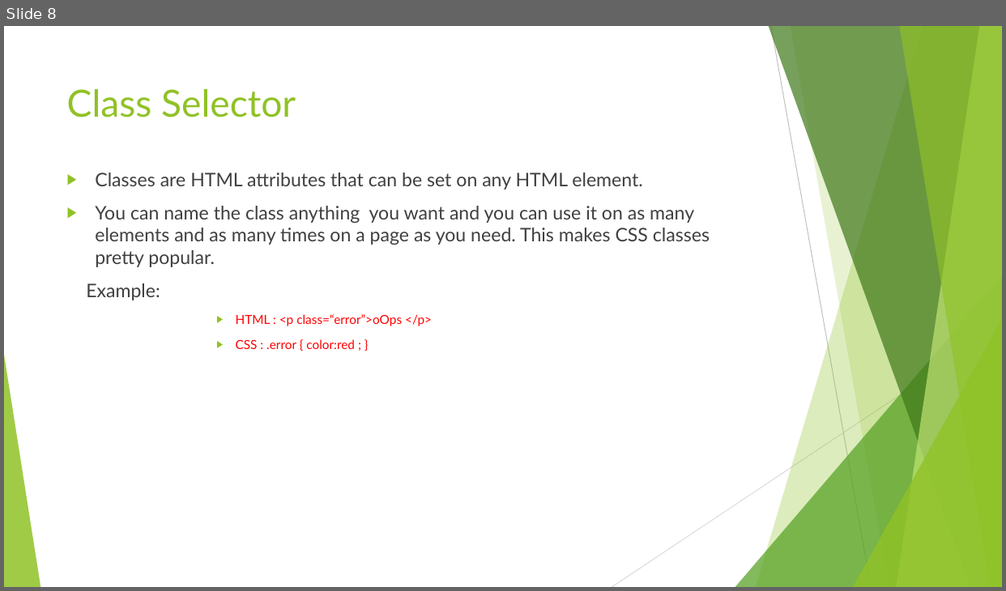
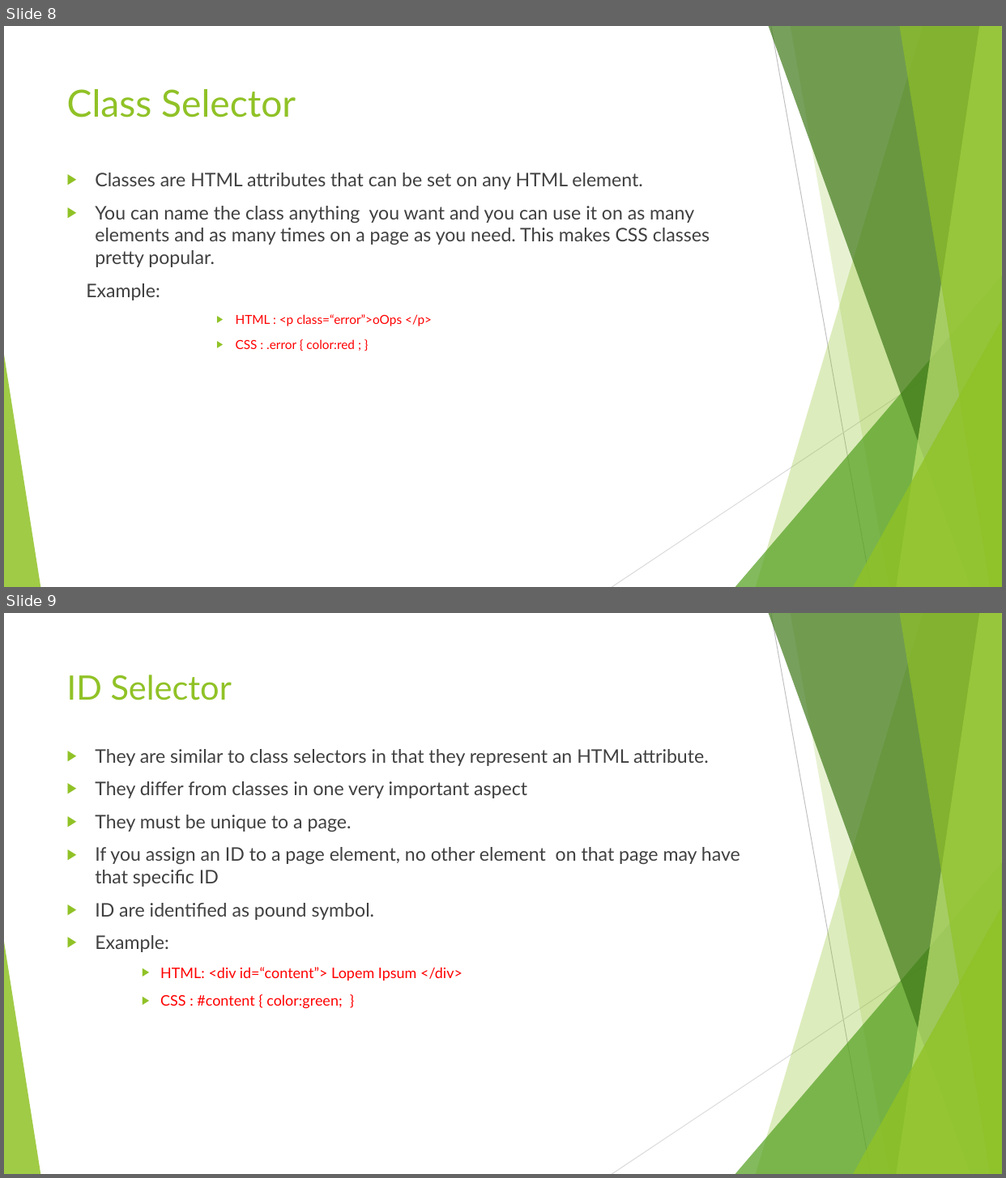
Before and after one commit to anumsh/Introduction-To-CSS, a slide deck: Introduction-to-CSS.pptx. Shown one above the other, each under a label of ours: slide 8 before the commit, slides 8 and 9 after it. The pictures are 1006x591 and 1006x1178 pixels, drawn with LibreOffice and Linux fonts; fonts in the diff are those of the drawing. Boxes give left, top, right and bottom in pixels: in the first picture for what was removed or moved away, otherwise in the second. Text is boxed around its words. In the diff, an @@ line names an element or a change of style, - is before the commit and + after.

Commit message:
feat: ID selectors

```diff
--- a/Introduction-to-CSS.pptx
+++ b/Introduction-to-CSS.pptx
@@ slide 9 added at (4,613,1002,1174), background #FFFFFF; not listed: 10 template elements that a slide beside it also shows @@
@@ title added at (67,675,232,700), 32.4 pt, text #90C226 @@
+ID Selector
@@ text added at (95,749,740,1009), 18 pt, text #404040 @@
+▶ They are similar to class selectors in that they represent an HTML attribute.
+▶ They differ from classes in one very important aspect
+▶ They must be unique to a page.
+▶ If you assign an ID to a page element, no other element on that page may have that specific ID
+▶ ID are identified as pound symbol.
+▶ Example:
+    ▶ HTML: <div id=“content”> Lopem Ipsum </div>
+    ▶ CSS : #content { color:green; }
```
